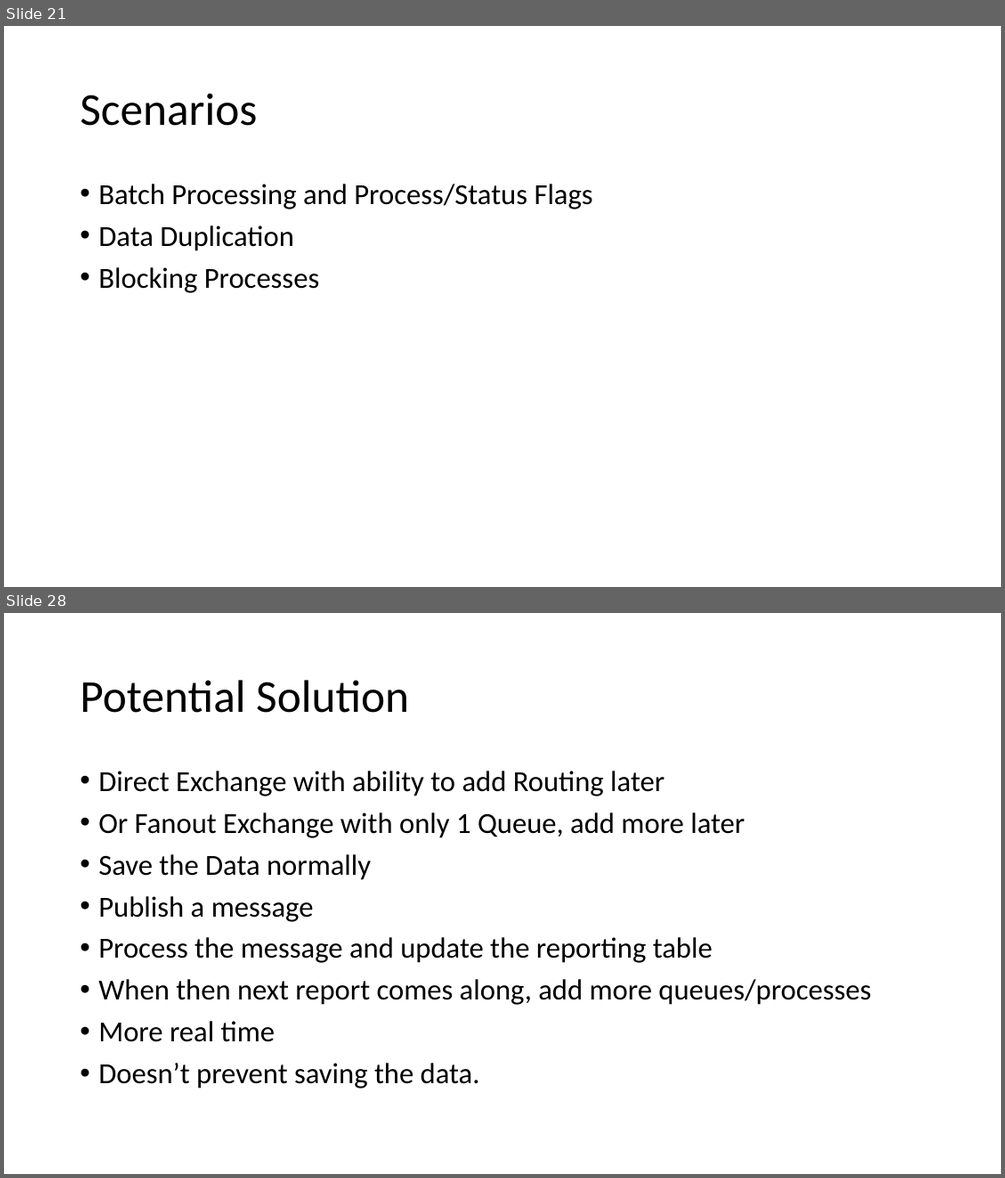
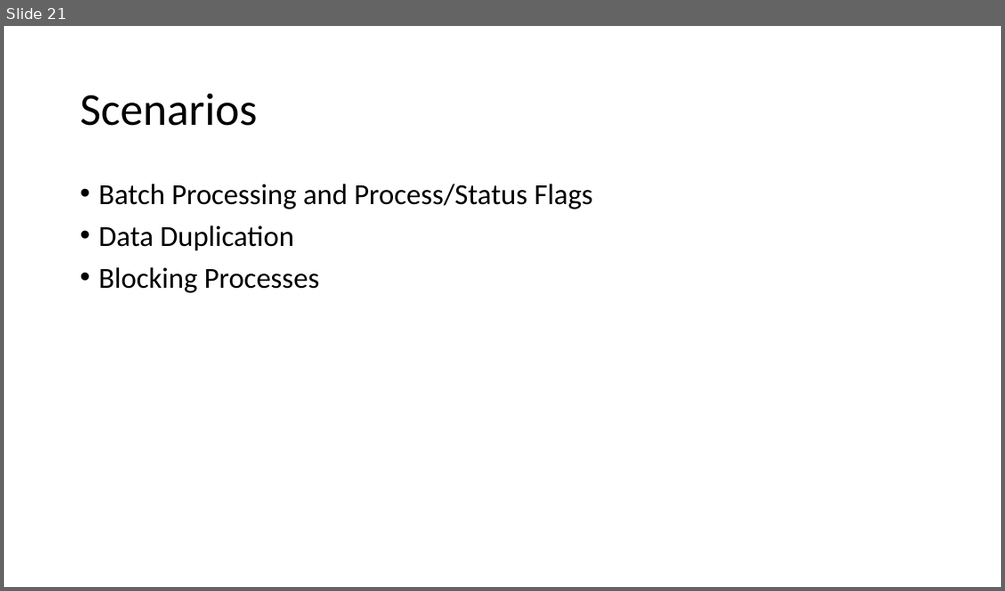
Before and after one commit to zaudtke/MessageQueuePresentation, a slide deck: slides/MessageQueuesPresentation.pptx. Shown one above the other, each under a label of ours: slides 21 and 28 before the commit, slide 21 after it; the slides between them are not shown. The pictures are 1005x1178 and 1005x591 pixels, drawn with LibreOffice and Linux fonts; fonts in the diff are those of the drawing. Boxes give left, top, right and bottom in pixels: in the first picture for what was removed or moved away, otherwise in the second. Text is boxed around its words. In the diff, an @@ line names an element or a change of style, - is before the commit and + after.

```diff
--- a/slides/MessageQueuesPresentation.pptx
+++ b/slides/MessageQueuesPresentation.pptx
@@ slide 28 removed at [4,613,1001,1174], background #FFFFFF @@
@@ title removed at [80,680,409,713] @@
-Potential Solution
@@ text removed at [98,771,871,1088] @@
-• Direct Exchange with ability to add Routing later
-• Or Fanout Exchange with only 1 Queue, add more later
-• Save the Data normally
-• Publish a message
-• Process the message and update the reporting table
-• When then next report comes along, add more queues/processes
-• More real time
-• Doesn’t prevent saving the data.
```
Also in this commit, not shown: 8 slides changed, 3 slides added, 3 other slides removed.
